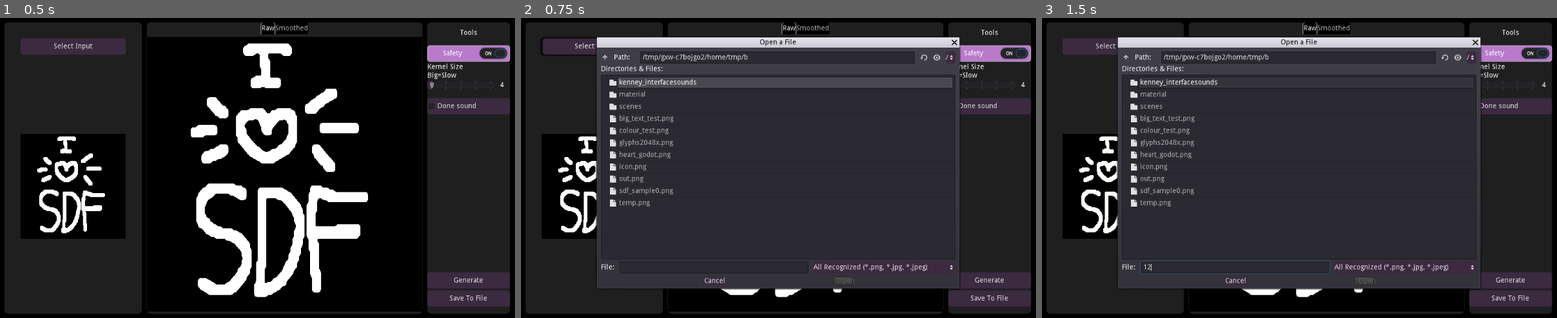
Above: before the commit, frames 1-3 (left to right).
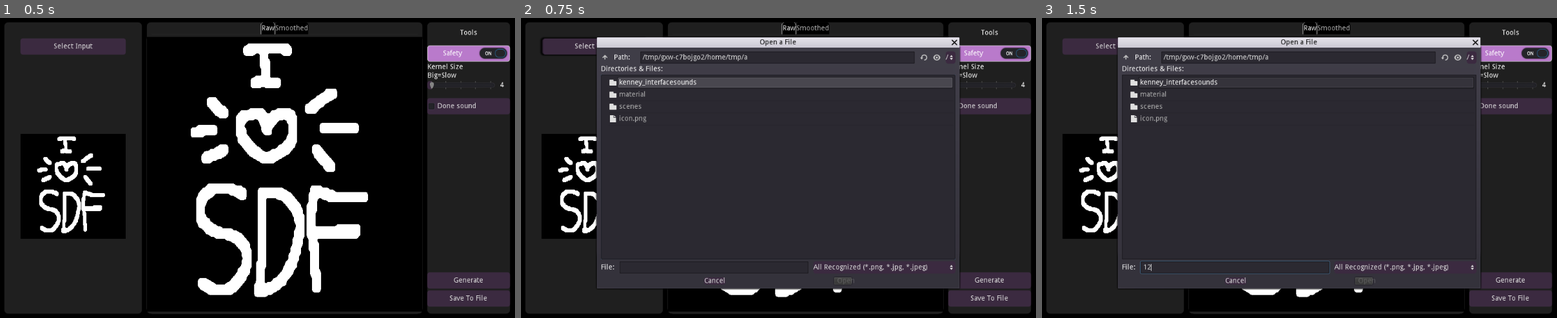
Above: after the commit, the same moments.

Repository: QueenOfSquiggles/godot-sdf-gen
Game: Godot game, scene res://scenes/Menu.tscn
Same seed, same stepped clock (60 frames per second), same inputs: the game is played once before the commit and once after it. Before the commit the project starts from res://Menu.tscn.
Inputs (mouse positions are in pixels of both pictures, inside the frame that each line leads up to):
- Up to frame 1 (0.5 s): no input
- Up to frame 2 (0.75 s): click "Select Input" at 0.5 s
- Up to frame 3 (1.5 s): click (1232, 267) at 1.27 s; type "12" at 1.35 s

Frame 1 is identical in both runs. In frame 2, 0.8% of the frame differs, in the area x 17-45%, y 12-63%; in frame 3, 0.8%.

Commit message:
Cleans and moved files around
Also added some tooltips to certain elements

Diff:
--- a/material/Preview.tscn
+++ /dev/null
@@ -1,16 +0,0 @@
-[gd_scene load_steps=3 format=2]
-
-[ext_resource path="res://material/sdf_shader_calc_mat.tres" type="Material" id=2]
-[ext_resource path="res://big_text_test.png" type="Texture" id=3]
-
-[node name="Preview" type="AspectRatioContainer"]
-anchor_right = 1.0
-anchor_bottom = 1.0
-
-[node name="TextureRect" type="TextureRect" parent="."]
-material = ExtResource( 2 )
-margin_left = 212.0
-margin_right = 812.0
-margin_bottom = 600.0
-texture = ExtResource( 3 )
-expand = true
--- a/main_theme.tres
+++ b/material/main_theme.tres
@@ -71,6 +71,22 @@
 corner_radius_top_left = 5
 corner_radius_top_right = 5
 
+[sub_resource type="StyleBoxFlat" id=11]
+bg_color = Color( 0.141176, 0.141176, 0.141176, 1 )
+border_width_left = 1
+border_width_top = 1
+border_width_right = 1
+border_width_bottom = 1
+border_color = Color( 0.235294, 0.168627, 0.254902, 1 )
+corner_radius_top_left = 5
+corner_radius_top_right = 5
+corner_radius_bottom_right = 5
+corner_radius_bottom_left = 5
+expand_margin_left = 5.0
+expand_margin_right = 5.0
+expand_margin_top = 5.0
+expand_margin_bottom = 5.0
+
 [resource]
 Button/styles/hover = SubResource( 6 )
 Button/styles/normal = SubResource( 7 )
@@ -83,3 +99,5 @@
 TabContainer/styles/panel = SubResource( 3 )
 TabContainer/styles/tab_bg = SubResource( 4 )
 TabContainer/styles/tab_fg = SubResource( 5 )
+TooltipLabel/colors/font_color = Color( 1, 1, 1, 1 )
+TooltipPanel/styles/panel = SubResource( 11 )
--- a/project.godot
+++ b/project.godot
@@ -15,7 +15,7 @@
 [application]
 
 config/name="GodotSDFGen"
-run/main_scene="res://Menu.tscn"
+run/main_scene="res://scenes/Menu.tscn"
 config/icon="res://icon.png"
 
 [rendering]
--- a/Menu.tscn
+++ b/scenes/Menu.tscn
@@ -1,10 +1,10 @@
 [gd_scene load_steps=10 format=2]
 
-[ext_resource path="res://main_theme.tres" type="Theme" id=1]
-[ext_resource path="res://icon.png" type="Texture" id=2]
-[ext_resource path="res://Menu.gd" type="Script" id=3]
-[ext_resource path="res://SmoothedPreview.gd" type="Script" id=4]
-[ext_resource path="res://ValueLabel.tscn" type="PackedScene" id=5]
+[ext_resource path="res://scenes/Menu.gd" type="Script" id=1]
+[ext_resource path="res://scenes/SmoothedPreview.gd" type="Script" id=2]
+[ext_resource path="res://material/main_theme.tres" type="Theme" id=3]
+[ext_resource path="res://icon.png" type="Texture" id=4]
+[ext_resource path="res://scenes/ValueLabel.tscn" type="PackedScene" id=5]
 [ext_resource path="res://kenney_interfacesounds/confirmation_001.ogg" type="AudioStream" id=6]
 [ext_resource path="res://scenes/RenderingEngine.tscn" type="PackedScene" id=7]
 
@@ -30,8 +30,8 @@
 [node name="Menu" type="Control"]
 anchor_right = 1.0
 anchor_bottom = 1.0
-theme = ExtResource( 1 )
-script = ExtResource( 3 )
+theme = ExtResource( 3 )
+script = ExtResource( 1 )
 
 [node name="RenderingEngine" parent="." instance=ExtResource( 7 )]
 unique_name_in_owner = true
@@ -142,7 +142,7 @@
 margin_top = 32.0
 margin_right = -4.0
 margin_bottom = -4.0
-script = ExtResource( 4 )
+script = ExtResource( 2 )
 
 [node name="MarginContainer" type="MarginContainer" parent="Content/HBoxContainer/Display/TabContainer/Smoothed"]
 anchor_right = 1.0
@@ -215,10 +215,10 @@
 [node name="ColorPicker" type="ColorPicker" parent="Content/HBoxContainer/Tools"]
 unique_name_in_owner = true
 visible = false
-margin_left = 52.0
-margin_top = 104.0
-margin_right = 378.0
-margin_bottom = 516.0
+margin_left = 64.0
+margin_top = 116.0
+margin_right = 390.0
+margin_bottom = 528.0
 color = Color( 0, 0, 0, 1 )
 edit_alpha = false
 presets_enabled = false
@@ -251,6 +251,8 @@
 margin_top = 46.0
 margin_right = 164.0
 margin_bottom = 78.0
+hint_tooltip = "Unlock to allow larger, unsafe kernel sizes
+Large kernels can cause crashes on some PCs"
 pressed = true
 text = "Safety"
 align = 1
@@ -300,6 +302,8 @@
 margin_right = 164.0
 margin_bottom = 183.0
 rect_min_size = Vector2( 0, 32 )
+hint_tooltip = "A sound will play when generation is complete.
+Useful for processing larger files with large kernel sizes"
 text = "Done sound"
 
 [node name="Control3" type="Control" parent="Content/HBoxContainer/Tools/VBoxContainer"]
--- a/ValueLabel.tscn
+++ b/scenes/ValueLabel.tscn
@@ -1,6 +1,6 @@
 [gd_scene load_steps=2 format=2]
 
-[ext_resource path="res://ValueLabel.gd" type="Script" id=1]
+[ext_resource path="res://scenes/ValueLabel.gd" type="Script" id=1]
 
 [node name="ValueLabel" type="Label"]
 margin_top = 52.0
Binary file removed: big_text_test.png
Not shown, removed: big_text_test.png.import
Binary file removed: colour_test.png
Not shown, removed: colour_test.png.import
Binary file removed: glyphs2048x.png
Not shown, removed: glyphs2048x.png.import
Binary file removed: heart_godot.png
Not shown, removed: heart_godot.png.import
Not shown: 1 places in material/main_theme.tres that only renumber resources
Binary file removed: out.png
Not shown, removed: out.png.import
Renamed: Menu.gd -> scenes/Menu.gd
(and 7 more such lines)
